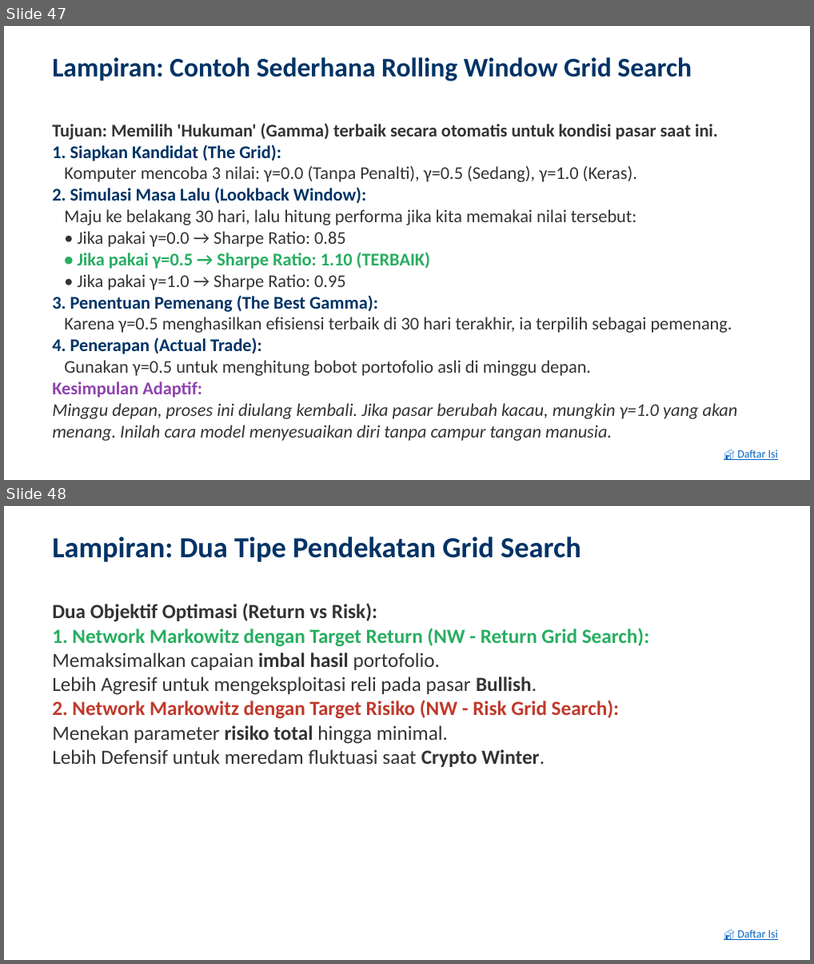
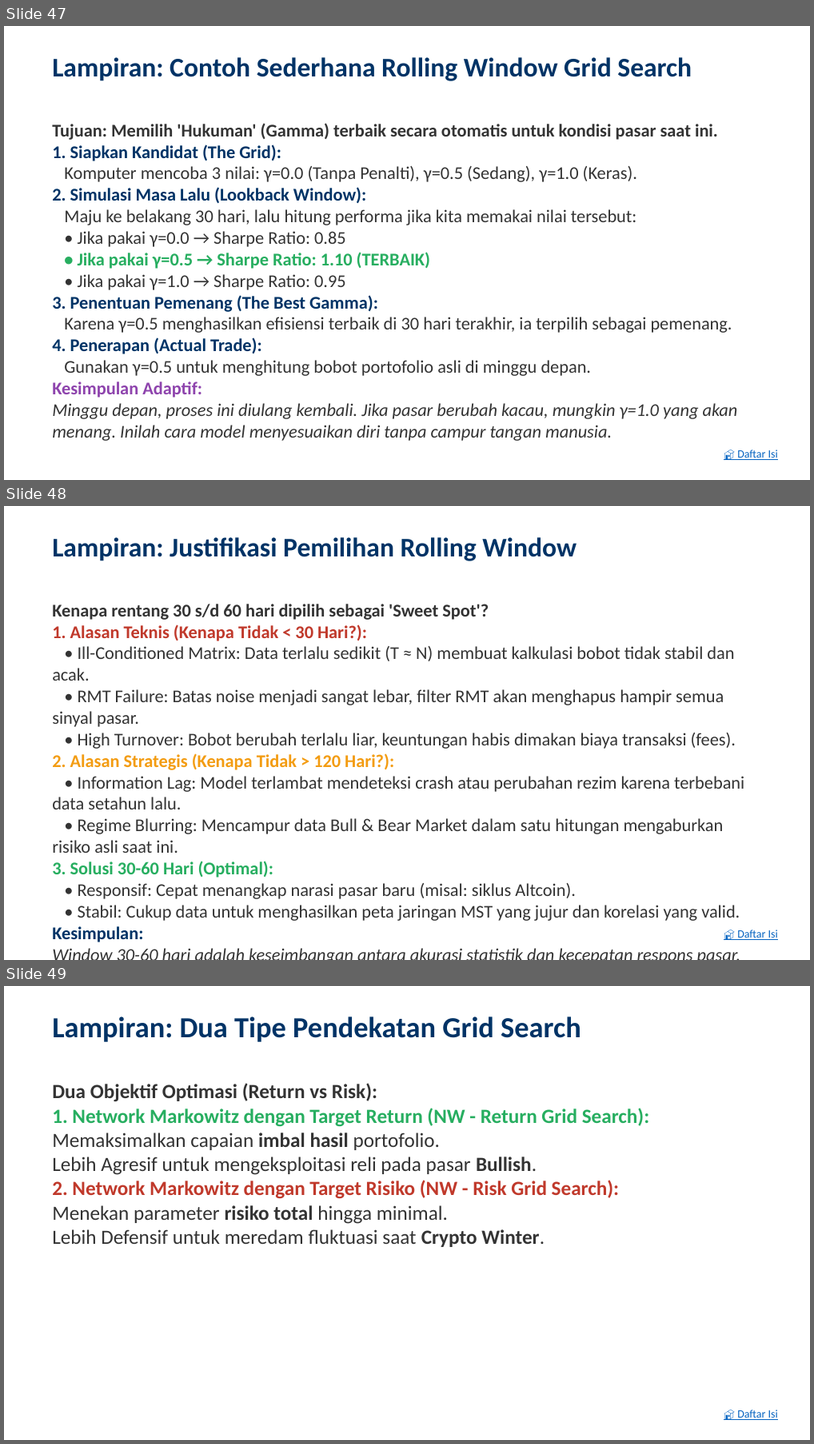
Before and after one commit to ragilrojo/RepoThesis, a slide deck: Presentasi_Proposal_Update.pptx. Shown one above the other, each under a label of ours: slides 47 and 48 before the commit, slides 47, 48 and 49 after it. The pictures are 814x964 and 814x1444 pixels, drawn with LibreOffice and Linux fonts; fonts in the diff are those of the drawing. Boxes give left, top, right and bottom in pixels: in the first picture for what was removed or moved away, otherwise in the second. Text is boxed around its words. In the diff, an @@ line names an element or a change of style, - is before the commit and + after.

Commit message:
feat: add rolling window justification slide and update TOC

```diff
--- a/Presentasi_Proposal_Update.pptx
+++ b/Presentasi_Proposal_Update.pptx
@@ slide 48 added at box(4, 506, 810, 960), background #FFFFFF @@
@@ text added at box(52, 537, 577, 561), 24 pt, text #003366, bold @@
+Lampiran: Justifikasi Pemilihan Rolling Window
@@ text added at box(52, 604, 745, 942), 16 pt, text #333333 @@
+Kenapa rentang 30 s/d 60 hari dipilih sebagai 'Sweet Spot'?
+1. Alasan Teknis (Kenapa Tidak < 30 Hari?):
+• Ill-Conditioned Matrix: Data terlalu sedikit (T ≈ N) membuat kalkulasi bobot tidak stabil dan acak.
+• RMT Failure: Batas noise menjadi sangat lebar, filter RMT akan menghapus hampir semua sinyal pasar.
+• High Turnover: Bobot berubah terlalu liar, keuntungan habis dimakan biaya transaksi (fees).
+2. Alasan Strategis (Kenapa Tidak > 120 Hari?):
+• Information Lag: Model terlambat mendeteksi crash atau perubahan rezim karena terbebani data setahun lalu.
+• Regime Blurring: Mencampur data Bull & Bear Market dalam satu hitungan mengaburkan risiko asli saat ini.
+3. Solusi 30-60 Hari (Optimal):
+• Responsif: Cepat menangkap narasi pasar baru (misal: siklus Altcoin).
+• Stabil: Cukup data untuk menghasilkan peta jaringan MST yang jujur dan korelasi yang valid.
+Kesimpulan:
+Window 30-60 hari adalah keseimbangan antara akurasi statistik dan kecepatan respons pasar.
@@ text added at box(738, 929, 778, 940), 10 pt, text #0563C1, underline @@
+🏠 Daftar Isi
@@ what was slide 48 is now slide 49 @@
```
Also in this commit, not shown: 1 slide changed, 1 other file.
